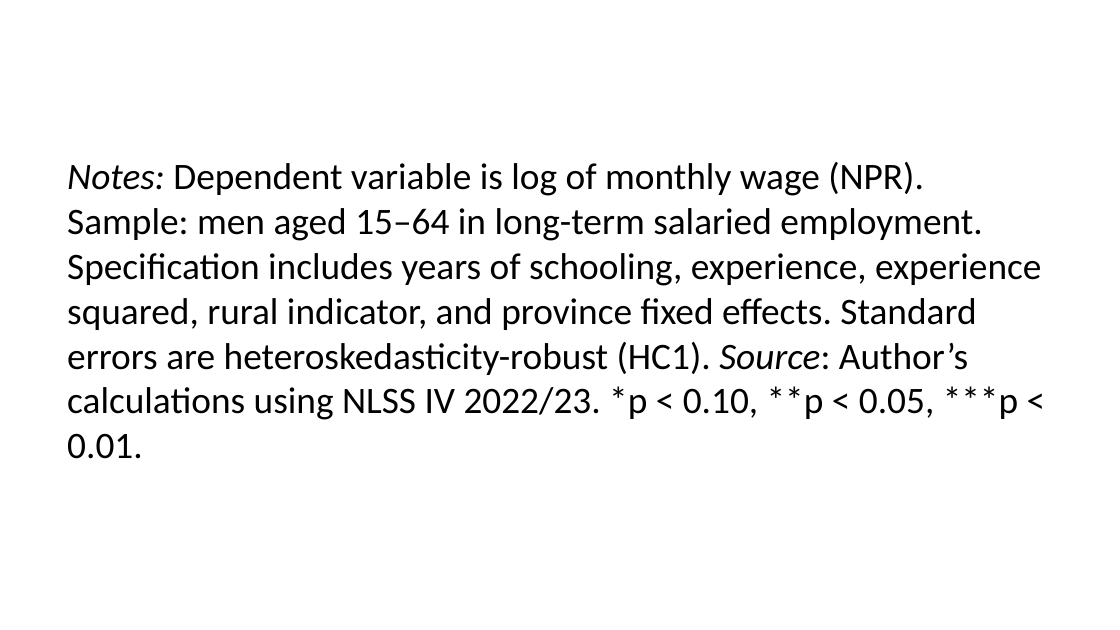
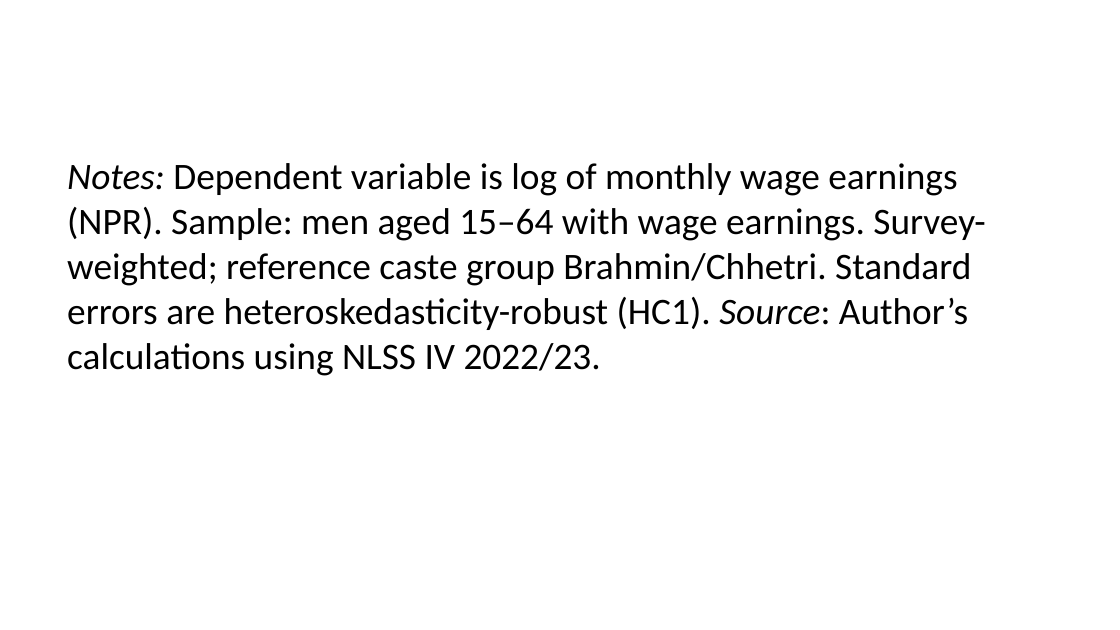
Before and after one commit to hgrueso/nepal-cost-of-inaction, a slide deck: slide 45 of reports/nepal_slides_en.pptx (slide 38 before the commit). Drawn at 1120x630 pixels with LibreOffice and Linux fonts; fonts in the diff are those of the drawing. Boxes give left, top, right and bottom in pixels: in the first picture for what was removed or moved away, otherwise in the second. Text is boxed around its words. In the diff, an @@ line names an element or a change of style, - is before the commit and + after.

```diff
--- a/reports/nepal_slides_en.pptx
+++ b/reports/nepal_slides_en.pptx
@@ text at box(67, 163, 985, 376): text changed @@
-Notes: Dependent variable is log of monthly wage (NPR). Sample: men aged 15–64 in long-term salaried employment. Specification includes years of schooling, experience, experience squared, rural indicator, and province fixed effects. Standard errors are heteroskedasticity-robust (HC1). Source: Author’s calculations using NLSS IV 2022/23. *p < 0.10, **p < 0.05, ***p < 0.01.
+Notes: Dependent variable is log of monthly wage earnings (NPR). Sample: men aged 15–64 with wage earnings. Survey-weighted; reference caste group Brahmin/Chhetri. Standard errors are heteroskedasticity-robust (HC1). Source: Author’s calculations using NLSS IV 2022/23.
```
Also in this commit, not shown: 20 other slides changed, 15 slides added, 5 slides removed, 14 other files.
